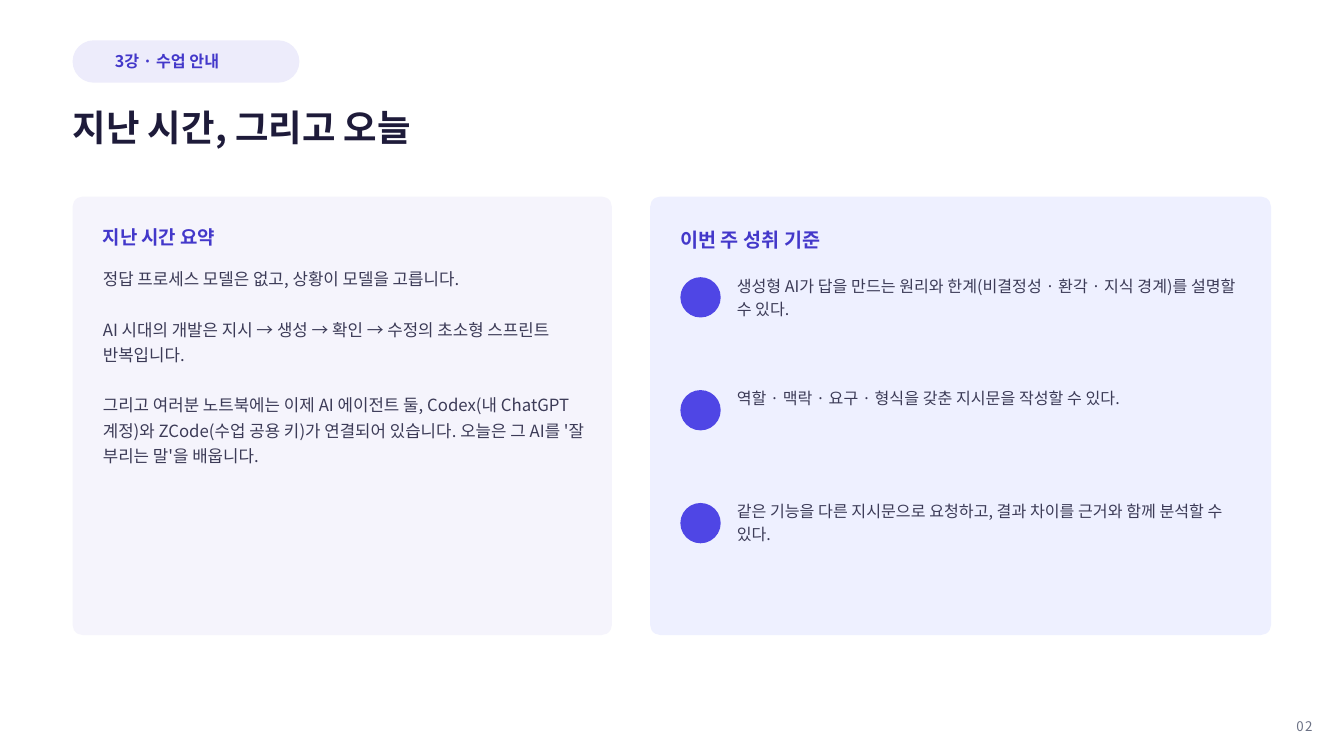
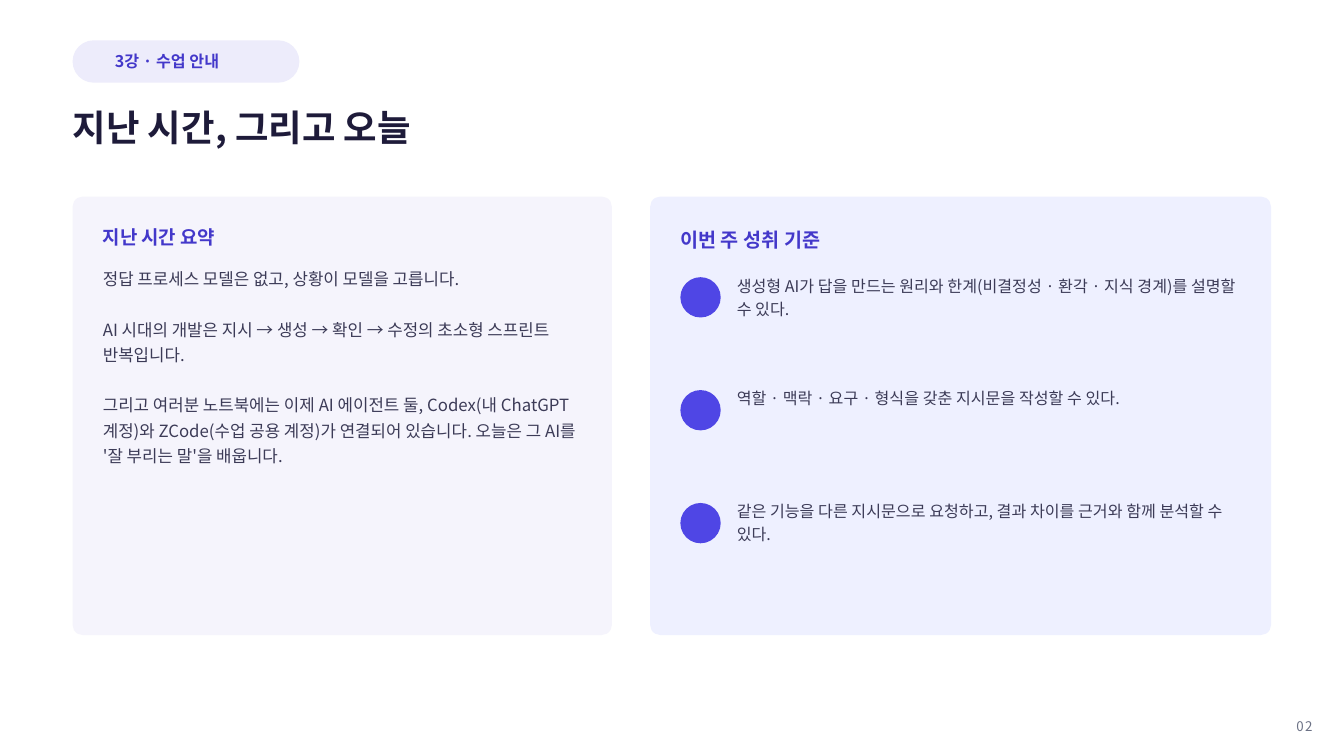
Before and after one commit to Sangdon-Park/Sangdon-Park.github.io, a slide deck: slide 2 of data/생성형 AI 소프트웨어공학/생성형AI소프트웨어공학_3강.pptx. Drawn at 1344x756 pixels with LibreOffice and Linux fonts; fonts in the diff are those of the drawing; background and template pictures are left out. Boxes give left, top, right and bottom in pixels: in the first picture for what was removed or moved away, otherwise in the second. Text is boxed around its words. In the diff, an @@ line names an element or a change of style, - is before the commit and + after.

```diff
--- a/data/생성형 AI 소프트웨어공학/생성형AI소프트웨어공학_3강.pptx
+++ b/data/생성형 AI 소프트웨어공학/생성형AI소프트웨어공학_3강.pptx
@@ text at [103, 397, 576, 464]: text changed @@
-그리고 여러분 노트북에는 이제 AI 에이전트 둘, Codex(내 ChatGPT 계정)와 ZCode(수업 공용 키)가 연결되어 있습니다. 오늘은 그 AI를 '잘 부리는 말'을 배웁니다.
+그리고 여러분 노트북에는 이제 AI 에이전트 둘, Codex(내 ChatGPT 계정)와 ZCode(수업 공용 계정)가 연결되어 있습니다. 오늘은 그 AI를 '잘 부리는 말'을 배웁니다.
```
Also in this commit, not shown: 1 other slide changed, 9 other files.
